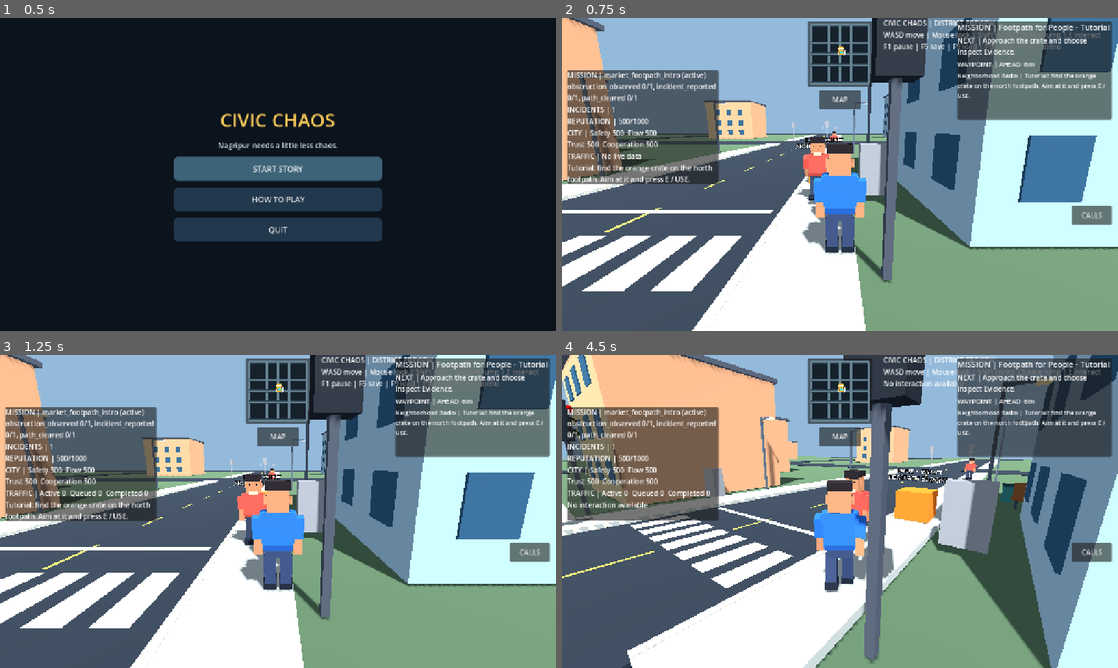
Above: before the commit, frames 1-4 (two rows, left to right).
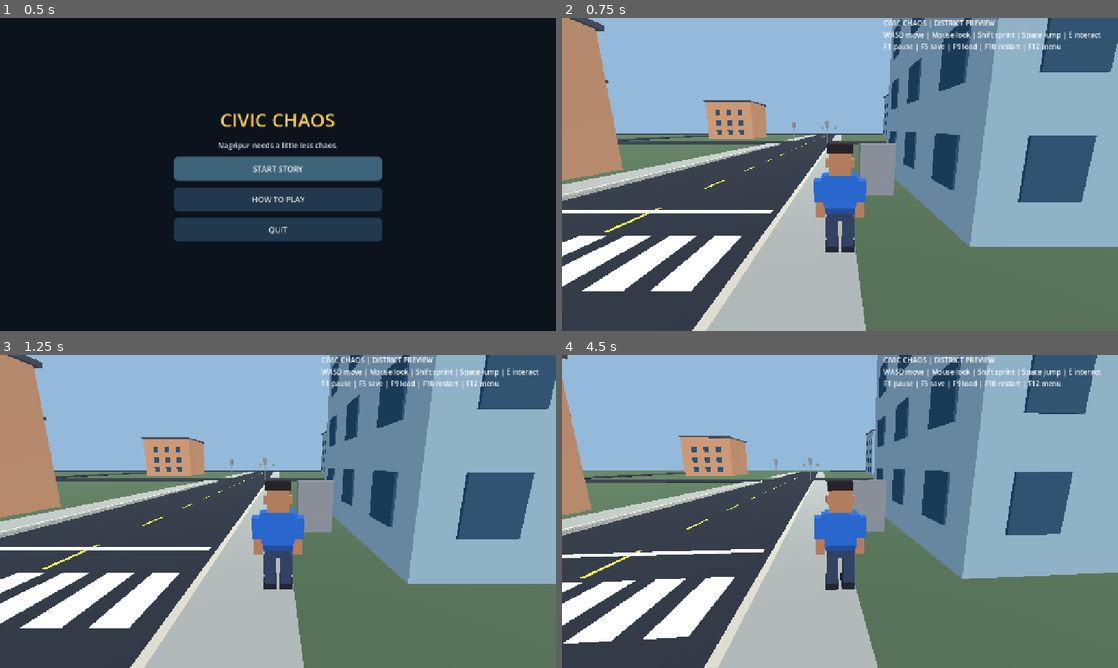
Above: after the commit, the same moments.

Repository: gauravprajapat-23/civic-chaos
Game: Godot game, scene res://scenes/core/menu.tscn
Two runs of this game, one before a commit and one after it. Both use one fixed random seed, a clock stepped at 60 frames per second and the inputs below.
Inputs (mouse positions are in pixels of both pictures, inside the frame that each line leads up to):
- Up to frame 1 (0.5 s): no input
- Up to frame 2 (0.75 s): click "START STORY" at 0.5 s
- Up to frame 3 (1.25 s): no input
- Up to frame 4 (4.5 s): click (840, 436) at 1.25 s, where only the run before the commit has a clickable "MAP"; click (1090, 552) at 2 s, where only the run before the commit has a clickable "CALLS"; tap Enter at 2.75 s; move the mouse to (962, 495) at 2.77 s; hold D (move_right, bound only before the commit) 2.78-3.5 s; hold E (interact, bound only before the commit) 2.78-3.5 s; click (962, 495) at 2.92 s; tap Space (jump, bound only before the commit) at 3.02 s; tap F10 (restart_game, bound only before the commit) at 3.5 s; drag from (728, 527) to (812, 574) at 3.52 s; tap E (interact, bound only before the commit) at 4.25 s; move the mouse to (851, 505) at 4.27 s; hold W (move_forward, bound only before the commit) from 4.28 s (still down); hold Shift (sprint, bound only before the commit) from 4.28 s (still down)

Frame 1 is identical in both runs. In frame 2, 78% of the frame differs, in the area x 0-100%, y 0-100%; in frame 3, 78%; in frame 4, 95%.
Error after the commit: Parse Error: Too few arguments for "verified()" call. Expected at least 6 but received 4. (res://scripts/core/main.gd:232)

Commit message:
fix(civic): require measured clearance of actual central intersection blockers for marshal reward [skip ci]

Diff:
--- a/scripts/civic/traffic_marshal_assist.gd
+++ b/scripts/civic/traffic_marshal_assist.gd
@@ -9,14 +9,21 @@
 const REVIEW_TICKS: int = 800 # 40 seconds for measured recovery
 const EVENT_ID: String = "traffic_marshal:center:verified_clearance"
 
-static func sustained_obstruction(diagnostics: Array[Dictionary]) -> bool:
+static func center_obstruction_count(diagnostics: Array[Dictionary]) -> int:
+    var count: int = 0
     for record in diagnostics:
+        var position: Variant = record.get("position", null)
+        if not (position is Vector3) or (position as Vector3).distance_to(Vector3.ZERO) > 18.0:
+            continue
         if str(record.get("reason", "")) in [
                 "lead_vehicle", "world_collider", "central_zone_occupied",
                 "outer_zone_occupied", "outbound_blocked"]:
             if int(record.get("streak_ticks", 0)) >= MIN_BLOCKED_STREAK_TICKS:
-                return true
-    return false
+                count += 1
+    return count
+
+static func sustained_obstruction(diagnostics: Array[Dictionary]) -> bool:
+    return center_obstruction_count(diagnostics) >= 1
 
 static func eligible(pressure: Dictionary, diagnostics: Array[Dictionary],
         already_rewarded: bool) -> bool:
@@ -24,6 +31,8 @@
         int(pressure.get("stopped", 0)) >= 2 and sustained_obstruction(diagnostics))
 
 static func verified(before_completed: int, after_completed: int,
-        before_stopped: int, after_stopped: int) -> bool:
+        before_stopped: int, after_stopped: int,
+        before_center_blockers: int, after_center_blockers: int) -> bool:
     return after_completed - before_completed >= REQUIRED_CLEARANCES and (
-        after_stopped < before_stopped)
+        after_stopped < before_stopped) and before_center_blockers > 0 and (
+        after_center_blockers < before_center_blockers)
